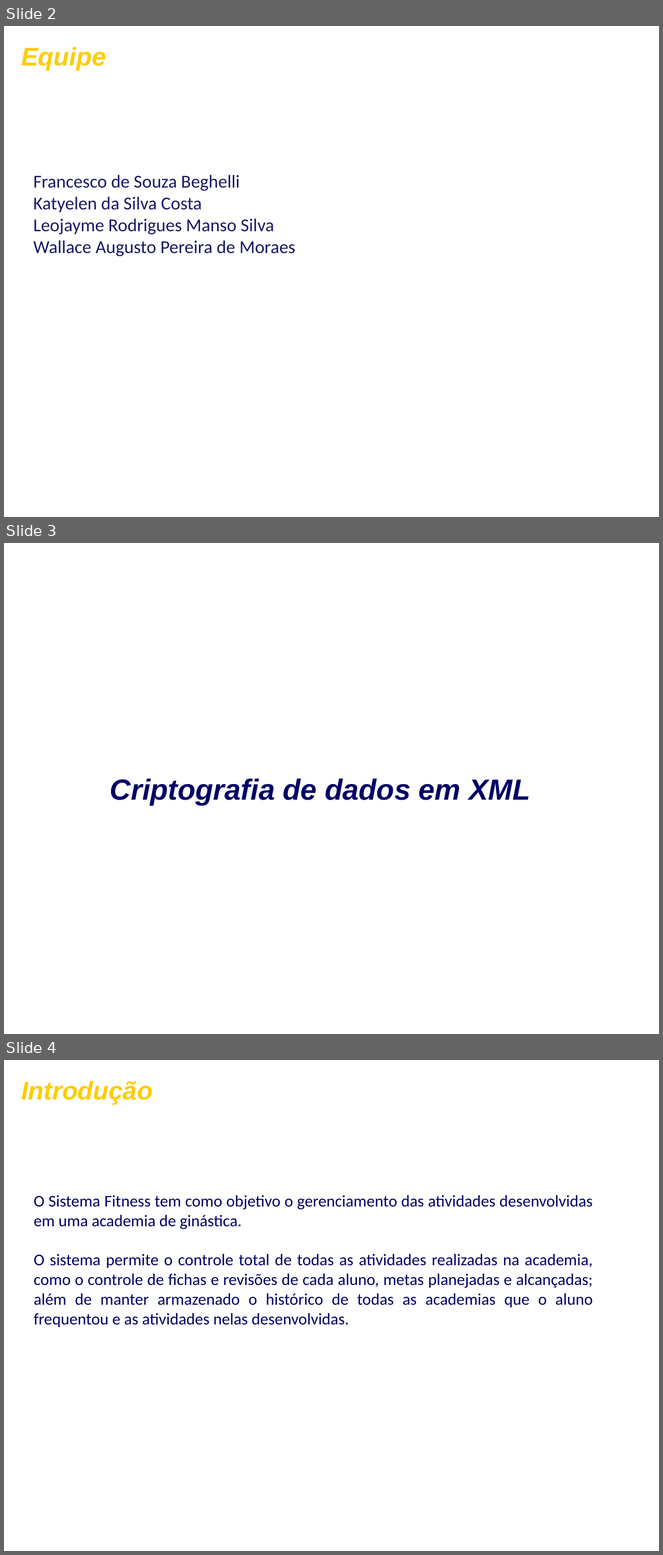
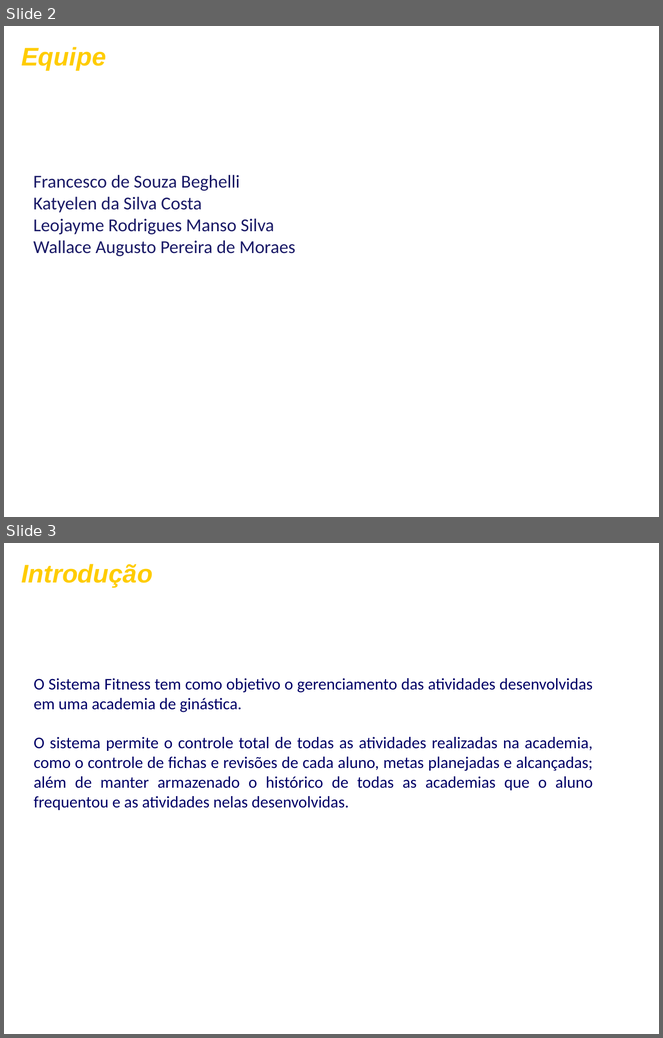
Before and after one commit to FrancescoBeghelli/TrabalhoES, a slide deck: ApresentaçãoFormatada.ppt. Shown one above the other, each under a label of ours: slides 2, 3 and 4 before the commit, slides 2 and 3 after it. The pictures are 663x1555 and 663x1038 pixels, drawn with LibreOffice and Linux fonts; fonts in the diff are those of the drawing; background and template pictures are left out. Boxes give left, top, right and bottom in pixels: in the first picture for what was removed or moved away, otherwise in the second. Text is boxed around its words. In the diff, an @@ line names an element or a change of style, - is before the commit and + after.

```diff
--- a/ApresentaçãoFormatada.ppt
+++ b/ApresentaçãoFormatada.ppt
@@ slide 3 removed at [4, 543, 659, 1034], background picture (left out) @@
@@ text removed at [110, 779, 530, 806] @@
-Criptografia de dados em XML
@@ what was slide 4 is now slide 3 @@
```
Also in this commit, not shown: 2 slides changed, 3 slides added, 1 other slide removed.
